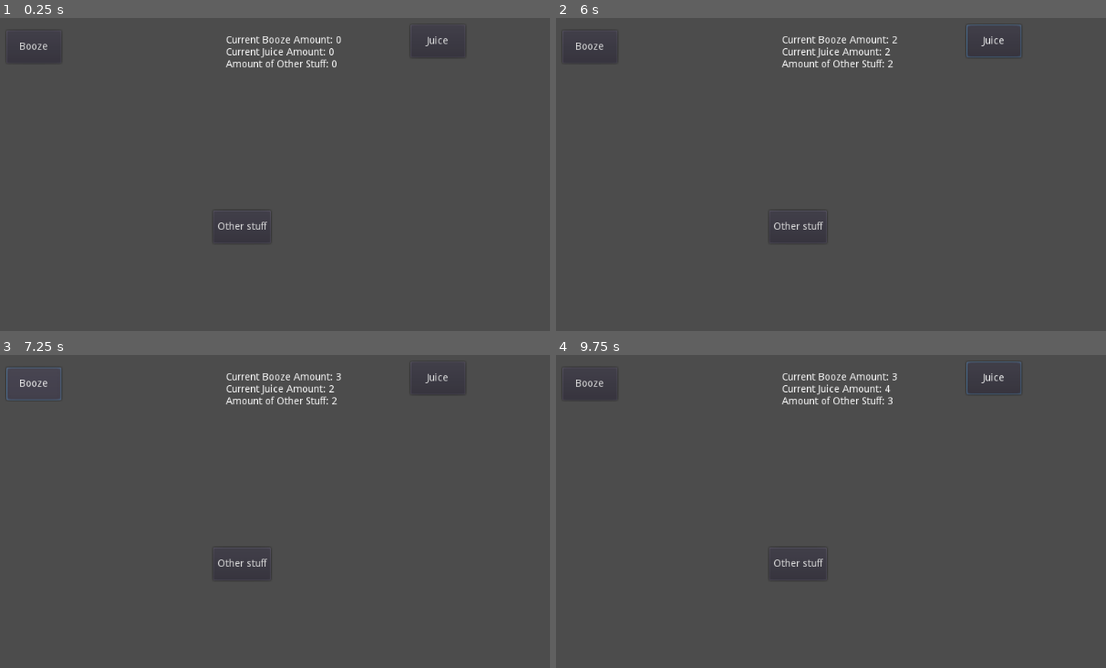
Above: before the commit, frames 1-4 (two rows, left to right).
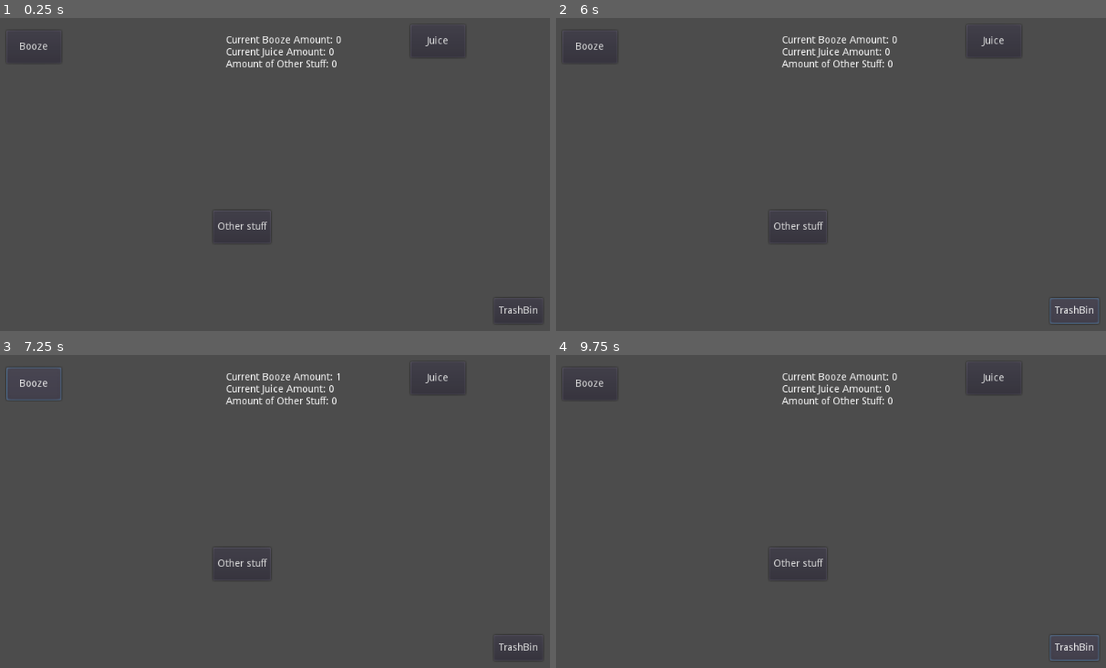
Above: after the commit, the same moments.

Repository: ValorZard/Bar-Game
Game: Godot game, scene res://Test.tscn
Two runs of this game, one before a commit and one after it. Both use one fixed random seed, a clock stepped at 60 frames per second and the inputs below.
Inputs (mouse positions are in pixels of both pictures, inside the frame that each line leads up to):
- Up to frame 1 (0.25 s): no input
- Up to frame 2 (6 s): click (1073, 312) at 0.5 s, where only the run after the commit has a clickable "TrashBin"; click "Booze" at 1.25 s; click "Other stuff" at 2 s; click "Juice" at 2.75 s; click "Booze" at 3.5 s; click "Other stuff" at 4.25 s; click "Juice" at 5 s; click (1073, 312) at 5.75 s, where only the run after the commit has a clickable "TrashBin"
- Up to frame 3 (7.25 s): click "Booze" at 6.5 s
- Up to frame 4 (9.75 s): click "Other stuff" at 7.25 s; click "Juice" at 8 s; click (1073, 649) at 8.75 s, where only the run after the commit has a clickable "TrashBin"; tap Enter at 9.5 s

The runs differ from the first frame. In frame 1, less than 0.1% of the frame differs, in the area x 90-98%, y 91-95%; in frame 2, 0.3%; in frame 3, 0.1%; in frame 4, 0.3%, in the area x 59-99%, y 2-98%.

Commit message:
Added trash bin

Diff:
--- a/BarScript.gd
+++ b/BarScript.gd
@@ -13,6 +13,7 @@
 	$BoozeBottle.connect("pressed", self, "_on_BoozeBottle_pressed")
 	$JuiceBottle.connect("pressed", self, "_on_JuiceBottle_pressed")
 	$OtherStuff.connect("pressed", self, "_on_OtherStuff_pressed")
+	$TrashBin.connect("pressed", self, "_on_TrashBin_pressed")
 	pass
 
 func _on_BoozeBottle_pressed():
@@ -24,6 +25,11 @@
 func _on_OtherStuff_pressed():
 	other_stuff += 1
 
+func _on_TrashBin_pressed():
+	booze_amt = 0
+	juice_amt = 0
+	other_stuff = 0
+
 # Called every frame. 'delta' is the elapsed time since the previous frame.
 func _process(delta):
 	$Label.text = "Current Booze Amount: " + str(booze_amt)
--- a/Test.tscn
+++ b/Test.tscn
@@ -46,3 +46,13 @@
 __meta__ = {
 "_edit_use_anchors_": false
 }
+
+[node name="TrashBin" type="Button" parent="."]
+margin_left = 880.0
+margin_top = 464.0
+margin_right = 949.0
+margin_bottom = 500.0
+text = "TrashBin"
+__meta__ = {
+"_edit_use_anchors_": false
+}
